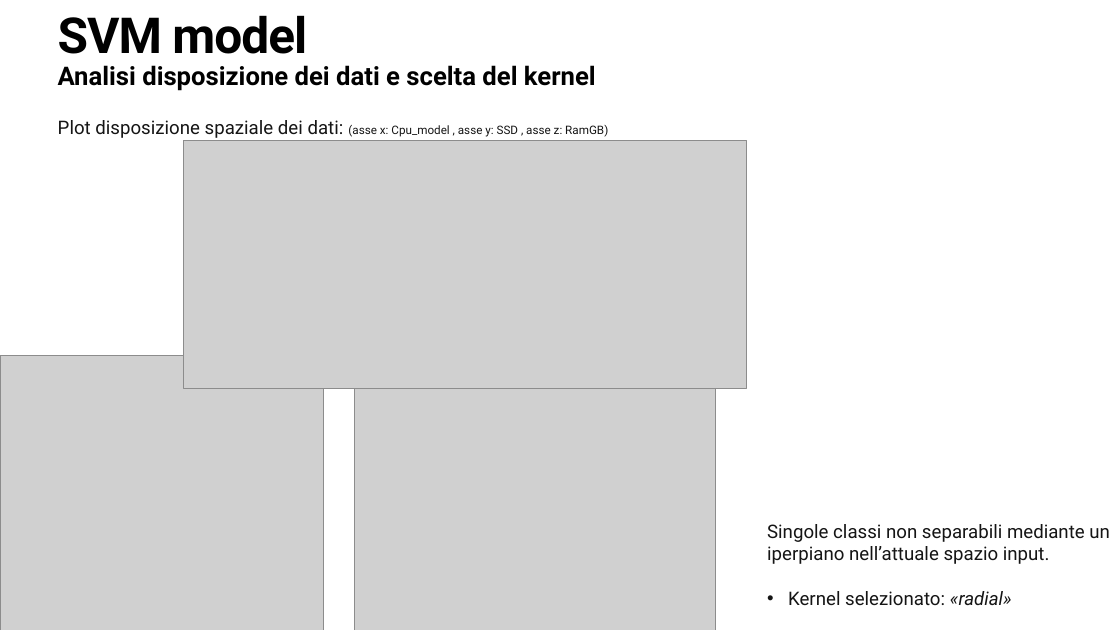
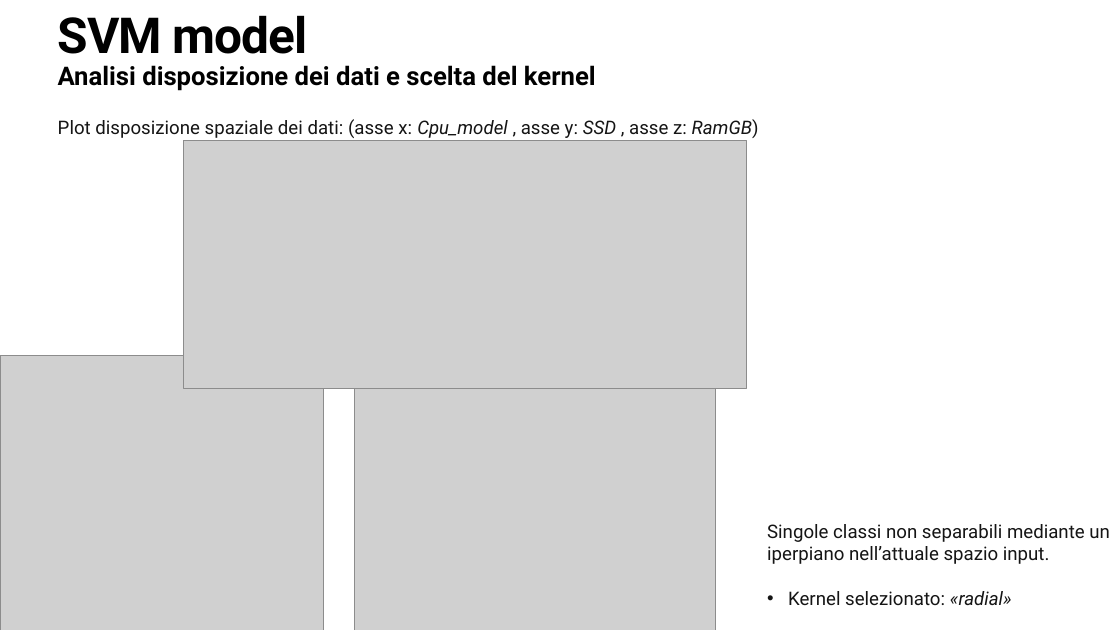
Before and after one commit to mik3sw/ML-project, a slide deck: slide 16 of Presentazione ML.pptx. Drawn at 1120x630 pixels with LibreOffice and Linux fonts; fonts in the diff are those of the drawing; grey boxes stand for pictures. Boxes give left, top, right and bottom in pixels: in the first picture for what was removed or moved away, otherwise in the second. Text is boxed around its words. In the diff, an @@ line names an element or a change of style, - is before the commit and + after.

```diff
--- a/Presentazione ML.pptx
+++ b/Presentazione ML.pptx
@@ text "Plot disposizione spaziale dei dati: ..." at (x1=58, y1=119, x2=759, y2=138): size 20 to 32 pt in "(asse x: Cpu_model , asse y: SSD ..."; italic on in "Cpu_model SSD RamGB)" @@
```
Also in this commit, not shown: 7 other slides changed.
